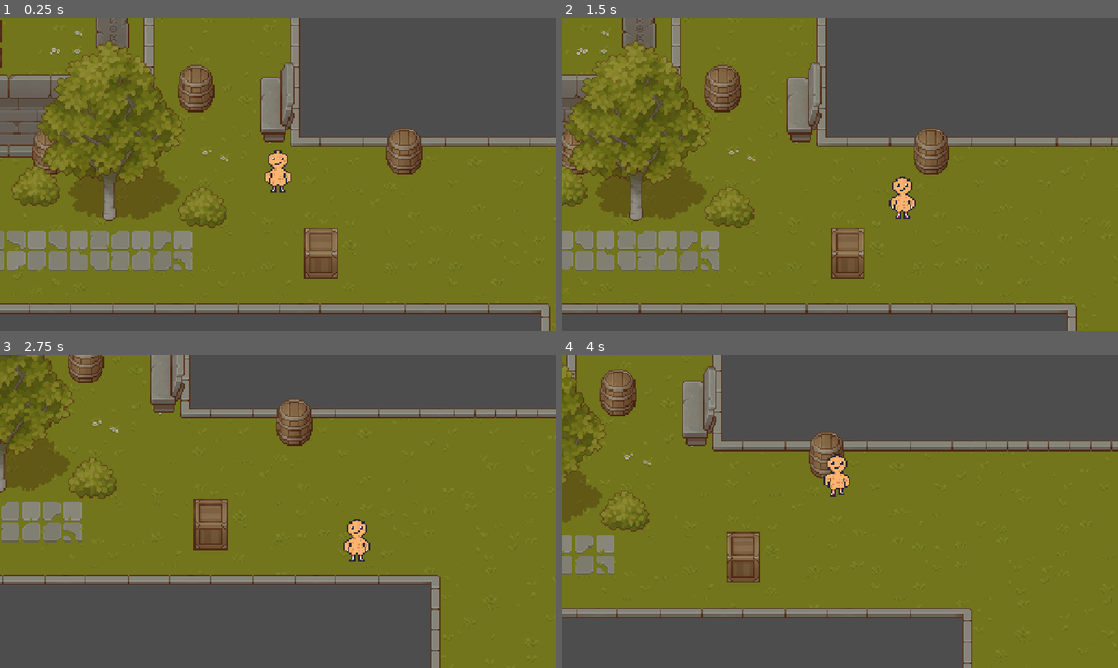
Above: before the commit, frames 1-4 (two rows, left to right).
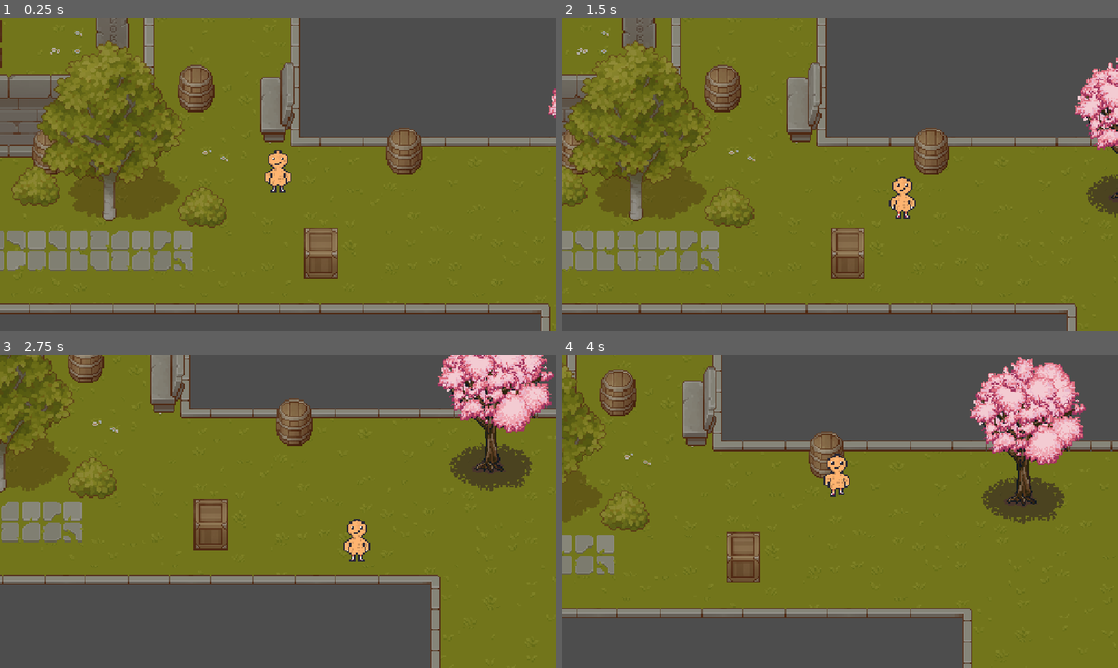
Above: after the commit, the same moments.

Repository: amendoa657/JogoFront
Game: Godot game, scene res://Scenes/mainScene.tscn
Two runs of this game, one before a commit and one after it. Both use one fixed random seed, a clock stepped at 60 frames per second and the inputs below.
Inputs:
- Up to frame 1 (0.25 s): no input
- Up to frame 2 (1.5 s): tap Enter at 0.5 s; hold Right (ui_right) 0.53-1.28 s; hold Down (ui_down) from 1.28 s (still down)
- Up to frame 3 (2.75 s): release Down (ui_down) at 2.03 s; hold Right (ui_right) from 2.03 s (still down)
- Up to frame 4 (4 s): release Right (ui_right) at 2.78 s; hold Up (ui_up) 2.78-3.53 s; hold Left (ui_left) from 3.53 s (still down)

The runs differ from the first frame. In frame 1, less than 0.1% of the frame differs, in the area x 98-100%, y 22-32%; in frame 2, 2.0%; in frame 3, 5.5%; in frame 4, 6.5%, in the area x 73-95%, y 0-54%.

Commit message:
update 1.1.0.1
Add sakura

Diff:
--- a/Scenes/mainScene.tscn
+++ b/Scenes/mainScene.tscn
@@ -20,6 +20,7 @@
 [ext_resource type="Texture2D" uid="uid://bw3mbq2tsimxc" path="res://Sprites/placa.png" id="10_l0d1b"]
 [ext_resource type="Texture2D" uid="uid://bs8qksbfb0c02" path="res://Sprites/placaCpp.png" id="11_w8a2l"]
 [ext_resource type="Texture2D" uid="uid://cqr02wnmxeql1" path="res://Sprites/placaNova.png" id="18_ekaqe"]
+[ext_resource type="Texture2D" uid="uid://dfmxatcso8bjb" path="res://Sprites/Sakura.png" id="20_5bsxs"]
 
 [sub_resource type="RectangleShape2D" id="RectangleShape2D_oi7nq"]
 size = Vector2(75, 58.75)
@@ -4680,9 +4681,19 @@
 1:0/0/y_sort_origin = 70
 1:0/0/physics_layer_0/polygon_0/points = PackedVector2Array(52, 125, 59.5, 125, 60.5, 145, 51, 144)
 
+[sub_resource type="TileSetAtlasSource" id="TileSetAtlasSource_7ew7i"]
+texture = ExtResource("20_5bsxs")
+use_texture_padding = false
+0:0/size_in_atlas = Vector2i(6, 8)
+0:0/0 = 0
+0:0/0/texture_origin = Vector2i(-40, 0)
+0:0/0/y_sort_origin = -30
+0:0/0/physics_layer_0/polygon_0/points = PackedVector2Array(-8, -8, 8, -8, 8, 8, -8, 8)
+
 [sub_resource type="TileSet" id="TileSet_l42ic"]
 physics_layer_0/collision_layer = 1
 sources/0 = SubResource("TileSetAtlasSource_udkkk")
+sources/1 = SubResource("TileSetAtlasSource_7ew7i")
 
 [node name="MainScene" type="Node2D"]
 y_sort_enabled = true
@@ -4767,7 +4778,7 @@
 [node name="TerrenoYSort" type="TileMapLayer" parent="TileMaps"]
 z_index = 2
 y_sort_enabled = true
-tile_map_data = PackedByteArray("AAAaABIAAAADAAkAAAAjAA4AAAADAAkAAAAYAAgAAAABAAAAAAAnAAkAAAABAAAAAAApABUAAAABAAAAAAA=")
+tile_map_data = PackedByteArray("AAAaABIAAAADAAkAAAAjAA4AAAADAAkAAAAYAAgAAAABAAAAAAAnAAkAAAABAAAAAAApABUAAAABAAAAAABCABoAAQAAAAAAAAA=")
 tile_set = SubResource("TileSet_l42ic")
 y_sort_origin = 55
 
Not shown: 1 places in Scenes/mainScene.tscn that only renumber resources
Binary file added: Sprites/Sakura.png
Not shown, added: Sprites/Sakura.png.import
